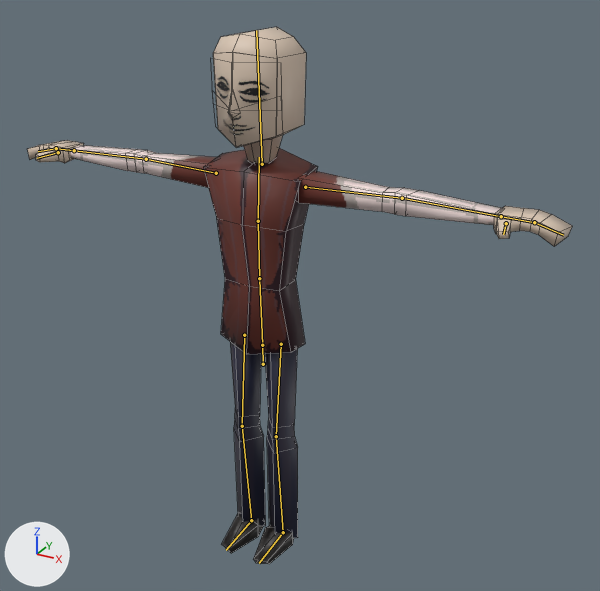
The Blender file models/mercenary/mercenary.blend as it was, and as the next commit left it.
Camera for both pictures: a 50 mm lens placed at (1.271, -2.061, 1.996), pointed at (0.141, -0.006, 0.968). Arrows for +X, +Y and +Z are at lower left; the lights stay in place. The bones that bend it are drawn over the model as lines. Mesh edges are drawn as thin lines.

Objects in the first picture: 'hands', 'head_mesh', 'legs', 'torso'.
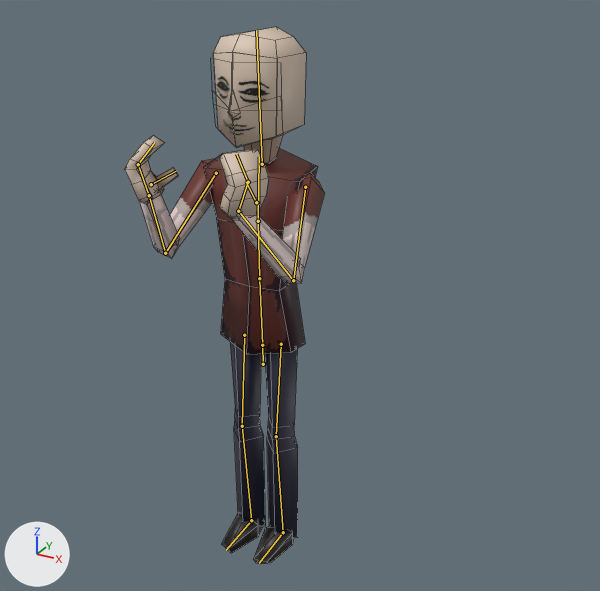
The newer file adds an action. The first version stands in its rest pose; the second is drawn at frame 0 of the action 'both_hold_horn'.

Location of each change, (x1, y1, x2, y2) in pixels of the pictures (600 x 591 px):
'torso', posed (57% narrower)
    before: (70, 145, 502, 354)
    after: (139, 148, 325, 354)
'hands', posed (73% narrower, 22% shorter)
    before: (28, 140, 573, 246)
    after: (125, 136, 269, 218)

What the commit changed:
Bone 'r_arm_pole_e' (bone_r_arm_pole_e) moves from (0.0, 0.0, 0.0) to (-0.216, -0.068, 0.388).
Bone 'l_arm_pole_e' (bone_l_arm_pole_e) moves from (0.0, 0.0, 0.0) to (0.216, -0.068, 0.388).
Bone 'l_arm_ik_e' (bone_l_arm_ik_e) moves from (0.0, 0.0, 0.0) to (-0.418, 0.019, -0.537).
Bone 'l_arm_ik_e' (bone_l_arm_ik_e) turns from (0, 0, 0) to (65, 9, 162) degrees about its own x, y and z.
Bone 'l_hand1_e' (bone_l_hand1_e) turns from (0, 0, 0) to (47, 0, -16) degrees about its own x, y and z.
Bone 'l_thumb_e' (bone_l_thumb_e) turns from (0, 0, 0) to (79, 11, 5) degrees about its own x, y and z.
Bone 'r_arm_ik_e' (bone_r_arm_ik_e) moves from (0.0, 0.0, 0.0) to (0.418, 0.019, -0.537).
Bone 'r_arm_ik_e' (bone_r_arm_ik_e) turns from (0, 0, 0) to (65, -9, -162) degrees about its own x, y and z.
Bone 'r_hand1_e' (bone_r_hand1_e) turns from (0, 0, 0) to (47, 0, 16) degrees about its own x, y and z.
Bone 'r_thumb_e' (bone_r_thumb_e) turns from (0, 0, 0) to (79, -11, -5) degrees about its own x, y and z.
